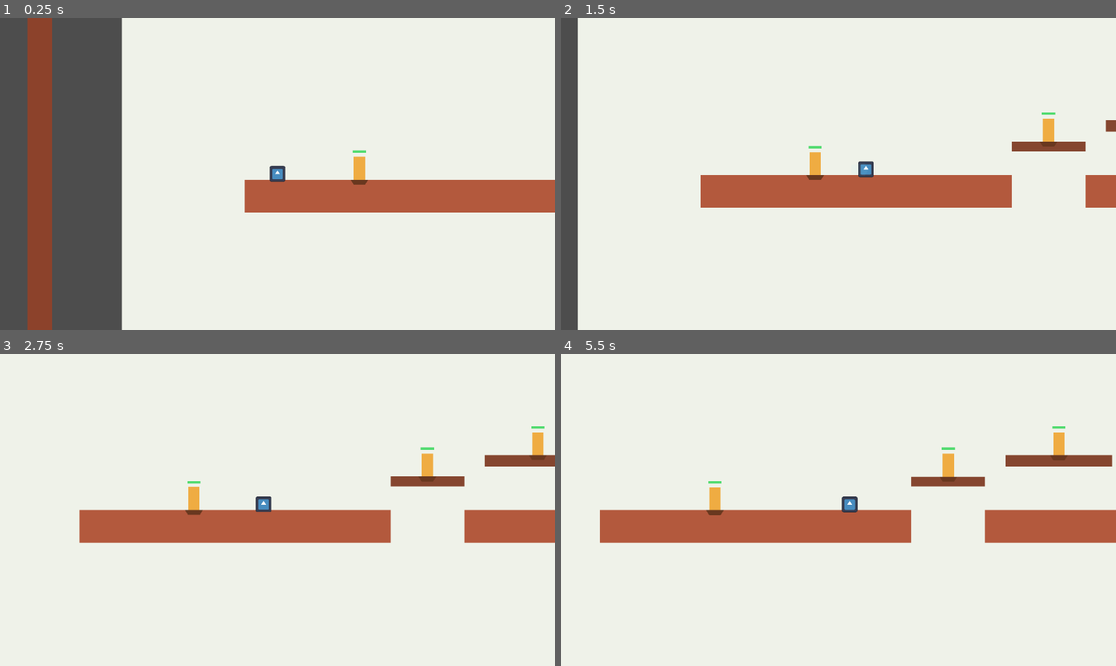
Above: before the commit, frames 1-4 (two rows, left to right).
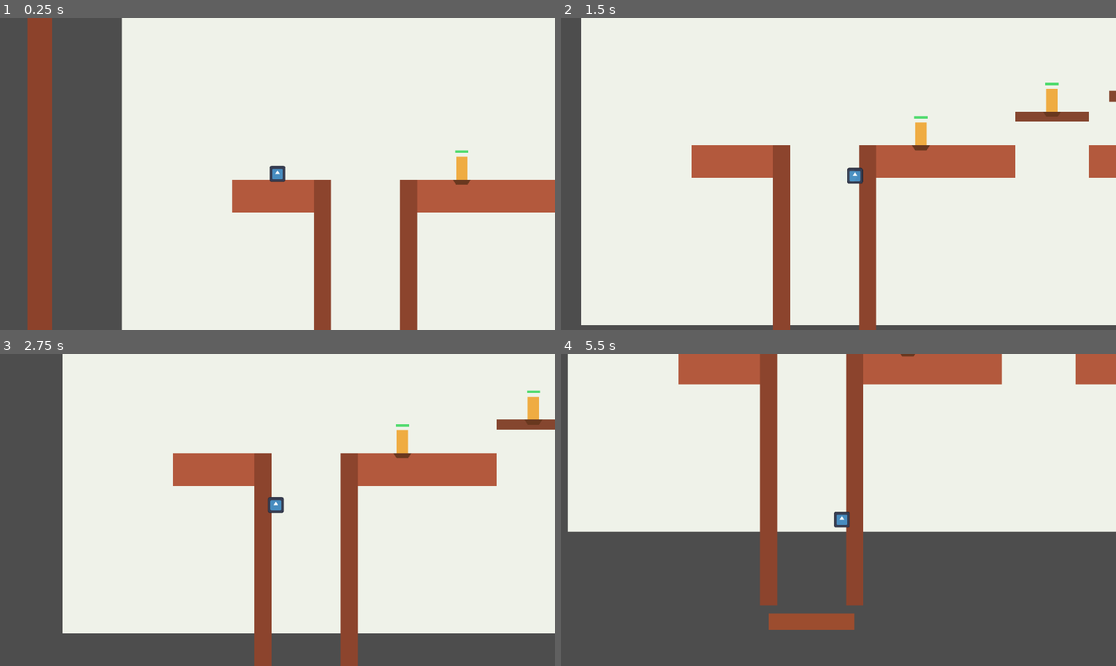
Above: after the commit, the same moments.

Repository: ggonzalez66/ruby1
Game: Godot game, scene res://main.tscn
Same seed, same stepped clock (60 frames per second), same inputs: the game is played once before the commit and once after it. The engine's default icon, where the game draws it, is replaced by a stand-in: a white triangle on a blue panel in a dark square.
Inputs:
- Up to frame 1 (0.25 s): no input
- Up to frame 2 (1.5 s): hold Right (move_right) from 0.53 s (still down); tap C (attack) at 0.6 s; tap X (jump) at 0.77 s; tap Z (dash) at 1.35 s
- Up to frame 3 (2.75 s): tap X (jump) at 1.52 s; release Right (move_right) at 2.03 s; hold Left (move_left) from 2.03 s (still down); tap S (heavy_attack) at 2.1 s
- Up to frame 4 (5.5 s): release Left (move_left) at 2.78 s; hold Right (move_right) 2.78-4.28 s; tap C (attack) at 2.85, 5.1 s; tap X (jump) at 3.02, 3.77, 4.52 s; tap Z (dash) at 3.6 s; hold Left (move_left) 4.28-5.03 s; tap S (heavy_attack) at 4.35 s; hold Right (move_right) from 5.03 s (still down)

The runs differ from the first frame. In frame 1, 5.0% of the frame differs, in the area x 41-85%, y 42-100%; in frame 2, 17%; in frame 3, 37%; in frame 4, 59%, in the area x 0-100%, y 0-100%.

Commit message:
pozo practica

Diff:
--- a/main.tscn
+++ b/main.tscn
@@ -23,6 +23,18 @@
 
 [sub_resource type="RectangleShape2D" id="RectangleShape2D_boundary_horizontal"]
 size = Vector2(3800, 60)
+
+[sub_resource type="RectangleShape2D" id="RectangleShape2D_ground_spawn"]
+size = Vector2(220, 80)
+
+[sub_resource type="RectangleShape2D" id="RectangleShape2D_ground_exit"]
+size = Vector2(360, 80)
+
+[sub_resource type="RectangleShape2D" id="RectangleShape2D_pit_wall"]
+size = Vector2(42, 620)
+
+[sub_resource type="RectangleShape2D" id="RectangleShape2D_pit_floor"]
+size = Vector2(210, 40)
 
 [node name="Main" type="Node2D"]
 
@@ -35,16 +47,60 @@
 color = Color(0.980392, 0.752941, 0.321569, 0.9)
 polygon = PackedVector2Array(-70, -70, 70, -70, 70, 70, -70, 70)
 
-[node name="GroundWest" type="StaticBody2D" parent="."]
-position = Vector2(-320, 300)
-collision_layer = 2
-
-[node name="CollisionShape2D" type="CollisionShape2D" parent="GroundWest"]
-shape = SubResource("RectangleShape2D_ground")
-
-[node name="Visual" type="Polygon2D" parent="GroundWest"]
+[node name="GroundSpawn" type="StaticBody2D" parent="."]
+position = Vector2(-620, 300)
+collision_layer = 2
+
+[node name="CollisionShape2D" type="CollisionShape2D" parent="GroundSpawn"]
+shape = SubResource("RectangleShape2D_ground_spawn")
+
+[node name="Visual" type="Polygon2D" parent="GroundSpawn"]
 color = Color(0.701961, 0.352941, 0.239216, 1)
-polygon = PackedVector2Array(-380, -40, 380, -40, 380, 40, -380, 40)
+polygon = PackedVector2Array(-110, -40, 110, -40, 110, 40, -110, 40)
+
+[node name="GroundPitExit" type="StaticBody2D" parent="."]
+position = Vector2(-120, 300)
+collision_layer = 2
+
+[node name="CollisionShape2D" type="CollisionShape2D" parent="GroundPitExit"]
+shape = SubResource("RectangleShape2D_ground_exit")
+
+[node name="Visual" type="Polygon2D" parent="GroundPitExit"]
+color = Color(0.701961, 0.352941, 0.239216, 1)
+polygon = PackedVector2Array(-180, -40, 180, -40, 180, 40, -180, 40)
+
+[node name="PitWallLeft" type="StaticBody2D" parent="."]
+position = Vector2(-510, 570)
+collision_layer = 2
+
+[node name="CollisionShape2D" type="CollisionShape2D" parent="PitWallLeft"]
+shape = SubResource("RectangleShape2D_pit_wall")
+
+[node name="Visual" type="Polygon2D" parent="PitWallLeft"]
+color = Color(0.552941, 0.266667, 0.176471, 1)
+polygon = PackedVector2Array(-21, -310, 21, -310, 21, 310, -21, 310)
+
+[node name="PitWallRight" type="StaticBody2D" parent="."]
+position = Vector2(-300, 570)
+collision_layer = 2
+
+[node name="CollisionShape2D" type="CollisionShape2D" parent="PitWallRight"]
+shape = SubResource("RectangleShape2D_pit_wall")
+
+[node name="Visual" type="Polygon2D" parent="PitWallRight"]
+color = Color(0.552941, 0.266667, 0.176471, 1)
+polygon = PackedVector2Array(-21, -310, 21, -310, 21, 310, -21, 310)
+
+[node name="PitFloor" type="StaticBody2D" parent="."]
+position = Vector2(-405, 920)
+collision_layer = 2
+
+[node name="CollisionShape2D" type="CollisionShape2D" parent="PitFloor"]
+shape = SubResource("RectangleShape2D_pit_floor")
+
+[node name="Visual" type="Polygon2D" parent="PitFloor"]
+color = Color(0.611765, 0.301961, 0.188235, 1)
+polygon = PackedVector2Array(-105, -20, 105, -20, 105, 20, -105, 20)
 
 [node name="GroundEast" type="StaticBody2D" parent="."]
 position = Vector2(620, 300)
@@ -182,7 +238,7 @@
 position = Vector2(-620, 220)
 
 [node name="DummyStart" parent="." instance=ExtResource("2_2ax5n")]
-position = Vector2(-420, 260)
+position = Vector2(-170, 260)
 
 [node name="DummyBridge" parent="." instance=ExtResource("2_2ax5n")]
 position = Vector2(150, 178)
